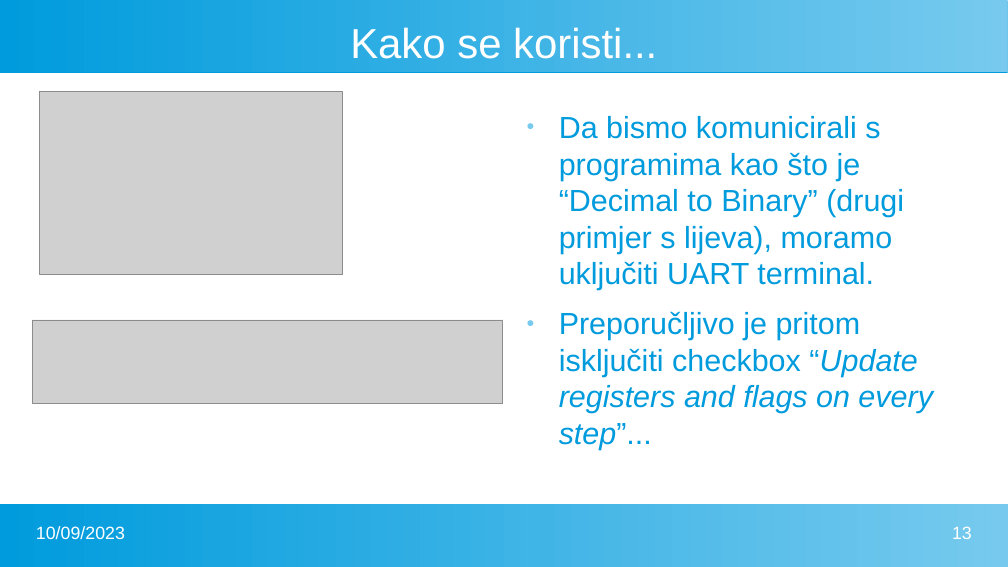
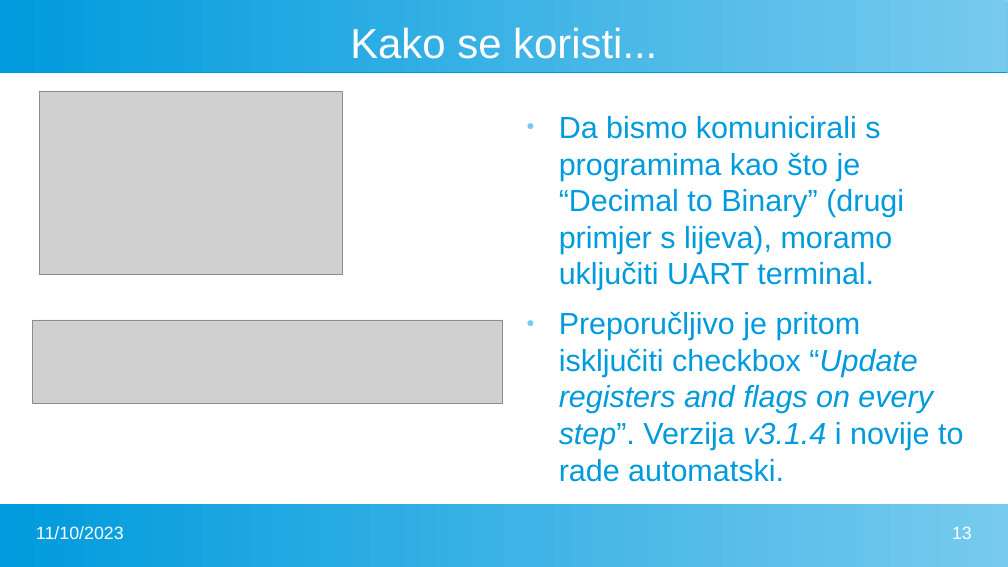
Before and after one commit to FlatAssembler/PicoBlaze_Simulator_in_JS, a slide deck: slide 13 of seminar/PicoBlaze.pptx. Drawn at 1008x567 pixels with LibreOffice and Linux fonts; fonts in the diff are those of the drawing; grey boxes stand for pictures. Boxes give left, top, right and bottom in pixels: in the first picture for what was removed or moved away, otherwise in the second. Text is boxed around its words. In the diff, an @@ line names an element or a change of style, - is before the commit and + after.

```diff
--- a/seminar/PicoBlaze.pptx
+++ b/seminar/PicoBlaze.pptx
@@ text at bbox=[559, 311, 963, 482]: text changed @@
-● Preporučljivo je pritom isključiti checkbox “Update registers and flags on every step”...
+● Preporučljivo je pritom isključiti checkbox “Update registers and flags on every step”. Verzija v3.1.4 i novije to rade automatski.
@@ text at bbox=[36, 526, 124, 539]: text changed @@
-10/09/2023
+11/10/2023
```
Also in this commit, not shown: 19 other slides changed, 1 other file.
